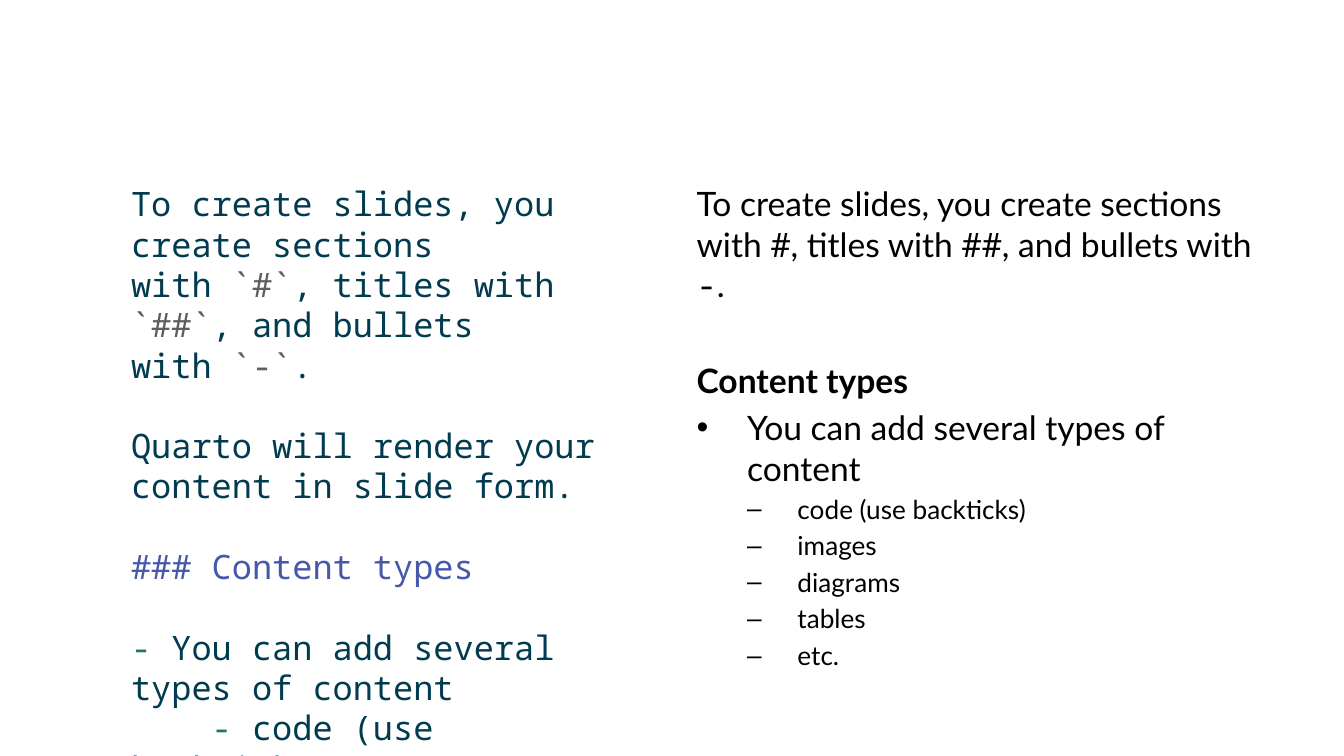
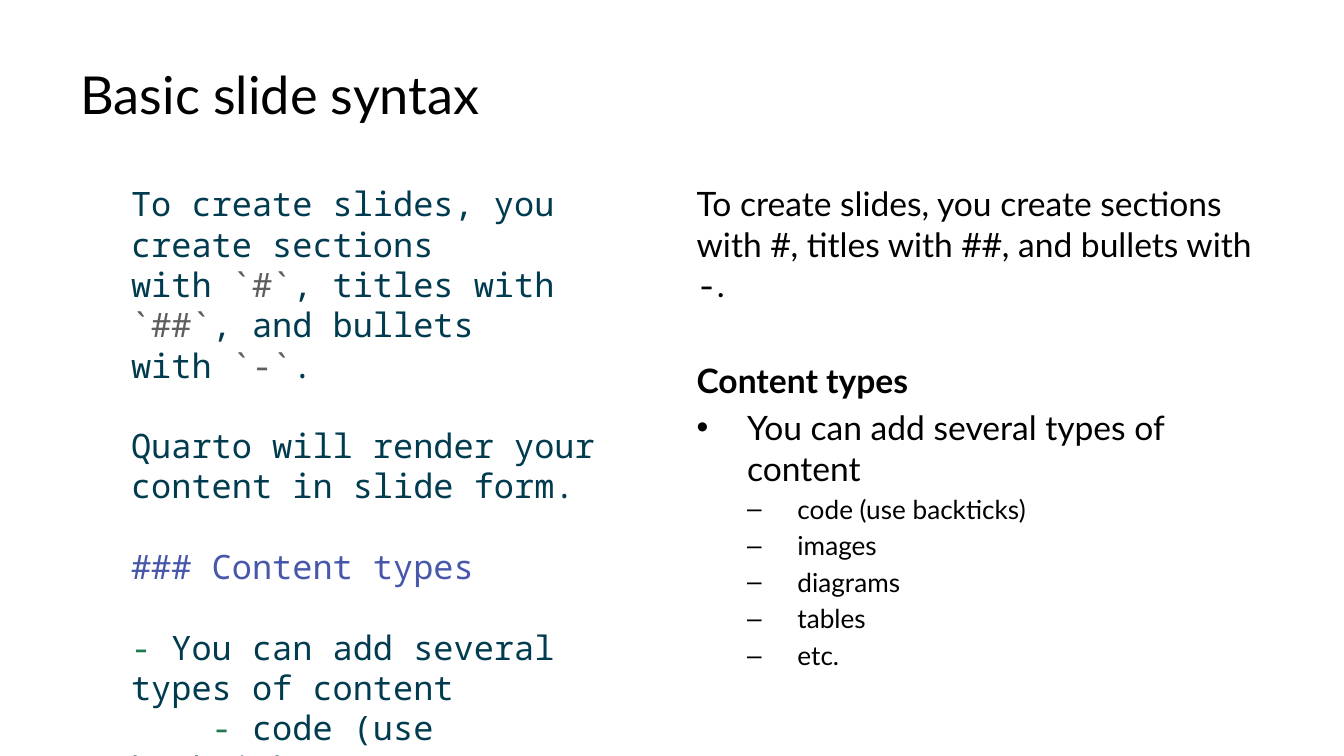
Before and after one commit to lucas-a-meyer/using-quarto, a slide deck: slide 14 of docs/presentation.pptx (slide 16 before the commit). Drawn at 1344x756 pixels with LibreOffice and Linux fonts; fonts in the diff are those of the drawing. Boxes give left, top, right and bottom in pixels: in the first picture for what was removed or moved away, otherwise in the second. Text is boxed around its words. In the diff, an @@ line names an element or a change of style, - is before the commit and + after.

```diff
--- a/docs/presentation.pptx
+++ b/docs/presentation.pptx
@@ title added at box(81, 75, 479, 123), 28 pt, text #000000 @@
+Basic slide syntax
```
Also in this commit, not shown: 18 other slides changed, 8 slides added, 11 slides removed, 43 other files.
